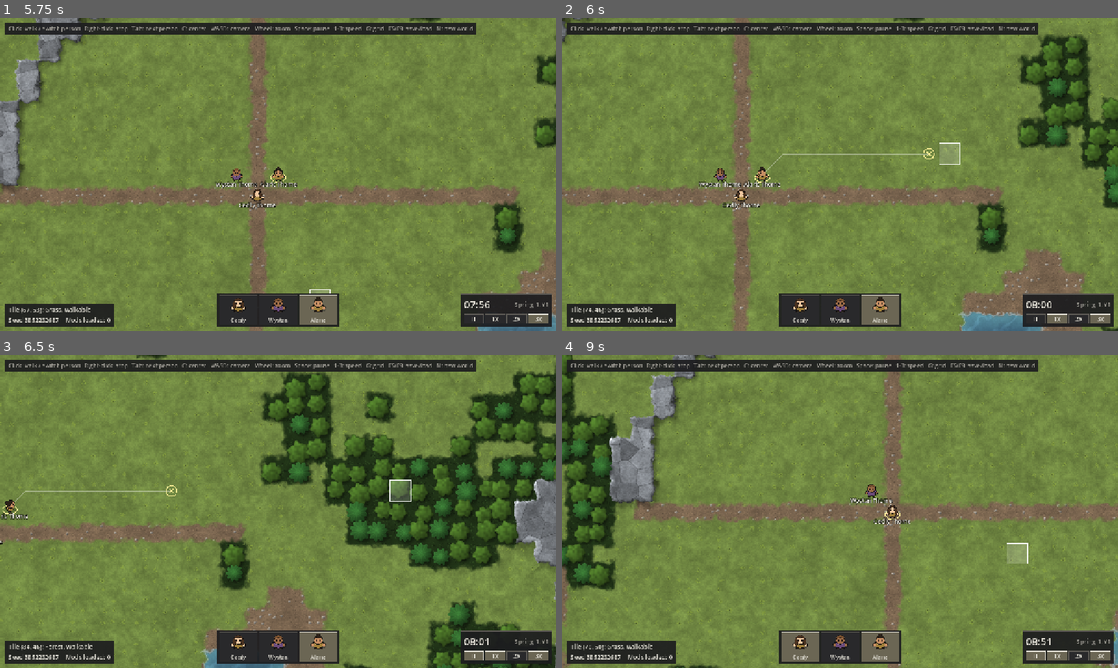
Above: before the commit, frames 1-4 (two rows, left to right).
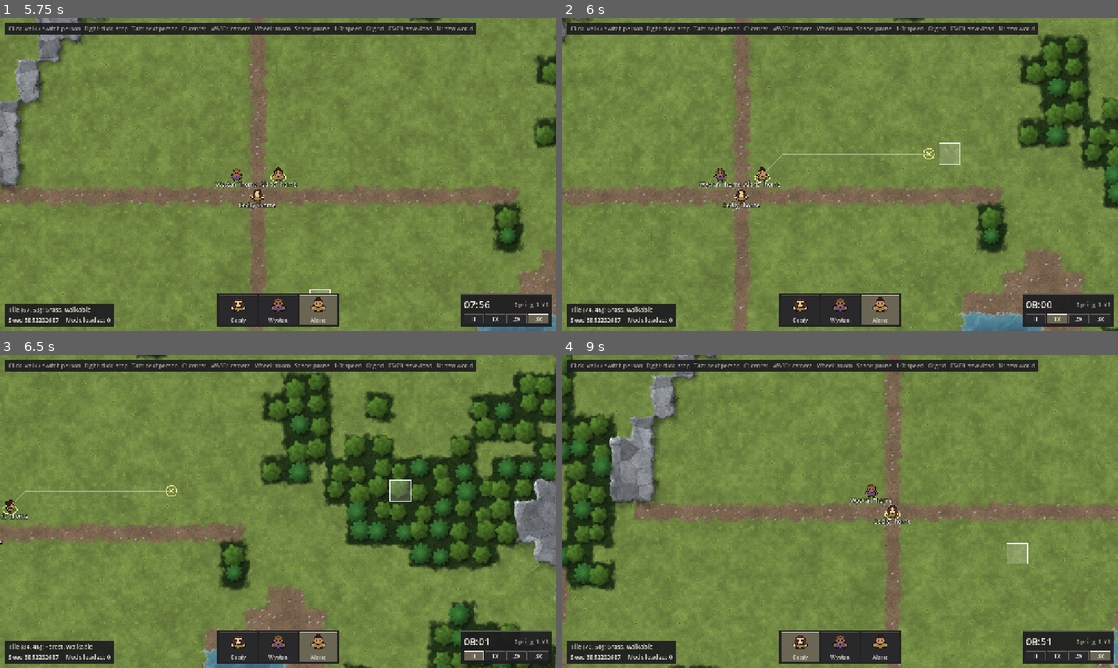
Above: after the commit, the same moments.

Repository: Stormellius/Common-Folk
Game: Godot game, scene res://scenes/main.tscn
Two runs of this game, one before a commit and one after it. Both use one fixed random seed, a clock stepped at 60 frames per second and the inputs below.
Inputs (mouse positions are in pixels of both pictures, inside the frame that each line leads up to):
- Up to frame 1 (5.75 s): click "II" at 0.5 s; click "1x" at 1.25 s; click "2x" at 2 s; click "3x" at 2.75 s; click "Cecily" at 3.5 s; click "Wystan" at 4.25 s; click "Alaric" at 5 s
- Up to frame 2 (6 s): tap Enter at 5.75 s; move the mouse to (962, 158) at 5.77 s; hold D from 5.78 s (still down); tap 1 at 5.85 s; click (962, 158) at 5.92 s
- Up to frame 3 (6.5 s): keep holding D; tap Space at 6.02 s
- Up to frame 4 (9 s): release D at 6.5 s; drag from (728, 527) to (812, 574) at 6.52 s; tap Space at 7.25 s; move the mouse to (895, 442) at 7.27 s; hold D 7.28-8 s; tap 3 at 7.35 s; drag from (812, 574) to (673, 464) at 8.02 s; move the mouse to (1006, 558) at 8.77 s; hold A from 8.78 s (still down); tap Tab at 8.85 s

Frame 1 is identical in both runs. In frame 2, 0.1% of the frame differs, in the area x 95-99%, y 94-98%; in frame 3, 0.2%; in frame 4, 0.8%, in the area x 53-91%, y 88-98%.

Commit message:
Fix speed buttons and household bar showing two selections
set_pressed_no_signal does not release the other buttons in a ButtonGroup, so
after 3x the 3x button stayed lit. Set every button explicitly, with tests.

Co-Authored-By: Claude Sonnet 5.5 <noreply@anthropic.com>
Claude-Session: https://claude.ai/code/session_011t3uUDYs23uuvN16nB7Xcn

Diff:
--- a/scripts/ui/hud.gd
+++ b/scripts/ui/hud.gd
@@ -86,8 +86,9 @@
 
 ## Highlights one household member without sending a signal.
 func set_selected(id: int) -> void:
-	if _chips.has(id):
-		_chips[id].set_pressed_no_signal(true)
+	# set_pressed_no_signal does not release the others in a ButtonGroup, so set every one.
+	for chip_id in _chips:
+		_chips[chip_id].set_pressed_no_signal(chip_id == id)
 
 
 func set_info(text: String) -> void:
@@ -245,5 +246,6 @@
 
 
 func _on_speed_changed(level: int) -> void:
-	if level >= 0 and level < _speed_buttons.size():
-		_speed_buttons[level].set_pressed_no_signal(true)
+	# set_pressed_no_signal does not release the others in a ButtonGroup, so set every one.
+	for i in _speed_buttons.size():
+		_speed_buttons[i].set_pressed_no_signal(i == level)
--- a/tests/smoke_test.gd
+++ b/tests/smoke_test.gd
@@ -17,6 +17,7 @@
 	_test_clock()
 	_test_generator()
 	_test_map_view()
+	_test_hud()
 	_test_pathfinding()
 	_test_pawn_movement()
 	_test_household()
@@ -161,6 +162,40 @@
 		var def := DataRegistry.get_def("tiles", tile_id)
 		_check(def.has("style") and def.has("priority"), "tile '%s' has a style and priority" % tile_id)
 	view.queue_free()
+
+func _test_hud() -> void:
+	print("HUD")
+	var hud := Hud.new()
+	add_child(hud)  # runs _ready, which builds the panels
+	var household := HouseholdGenerator.create(MapGenerator.generate(3, 64, 48))
+	hud.set_household(household)
+	var pressed_count := func() -> int:
+		var count := 0
+		for button in hud._speed_buttons:
+			if button.button_pressed:
+				count += 1
+		return count
+	GameClock.set_speed(3)
+	_check(hud._speed_buttons[3].button_pressed and pressed_count.call() == 1, "going to 3x shows only 3x")
+	GameClock.set_speed(1)
+	_check(hud._speed_buttons[1].button_pressed and not hud._speed_buttons[3].button_pressed and pressed_count.call() == 1, "going back to 1x releases 3x")
+	GameClock.set_speed(0)
+	_check(hud._speed_buttons[0].button_pressed and pressed_count.call() == 1, "pausing shows only Pause")
+	GameClock.set_speed(2)
+	_check(hud._speed_buttons[2].button_pressed and pressed_count.call() == 1, "2x shows only 2x")
+	var first: int = household.pawns[0].id
+	var second: int = household.pawns[1].id
+	hud.set_selected(second)
+	hud.set_selected(first)
+	var chip_count := 0
+	for id in hud._chips:
+		if hud._chips[id].button_pressed:
+			chip_count += 1
+	_check(hud._chips[first].button_pressed and chip_count == 1, "switching person highlights only that person")
+	GameClock.reset()
+	GameClock.set_speed(1)
+	hud.queue_free()
+
 
 ## A 12x8 meadow with a wall of water down column 6 that has one gap at row 7,
 ## and a patch of forest at (3..4, 2).
